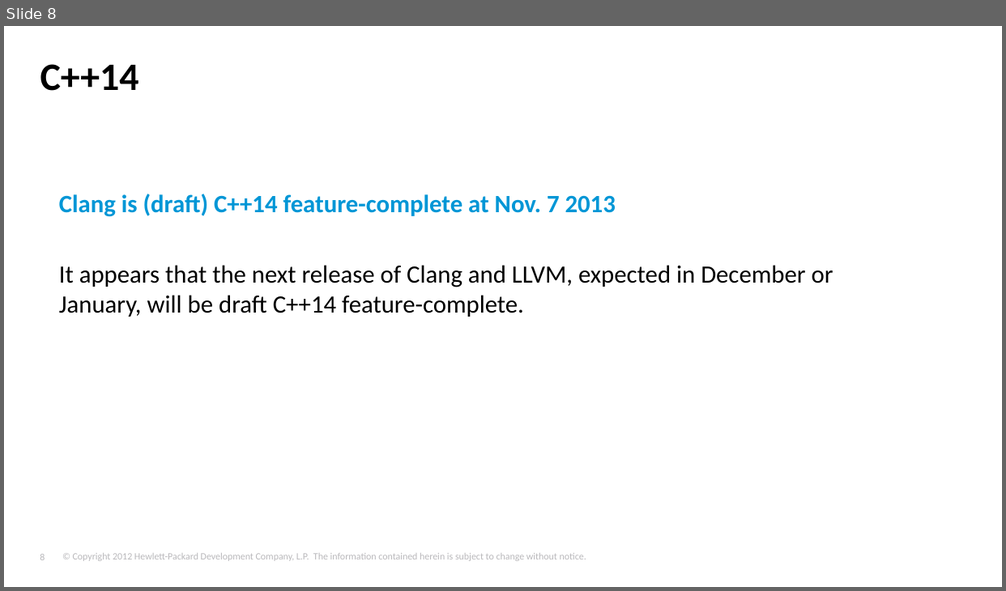
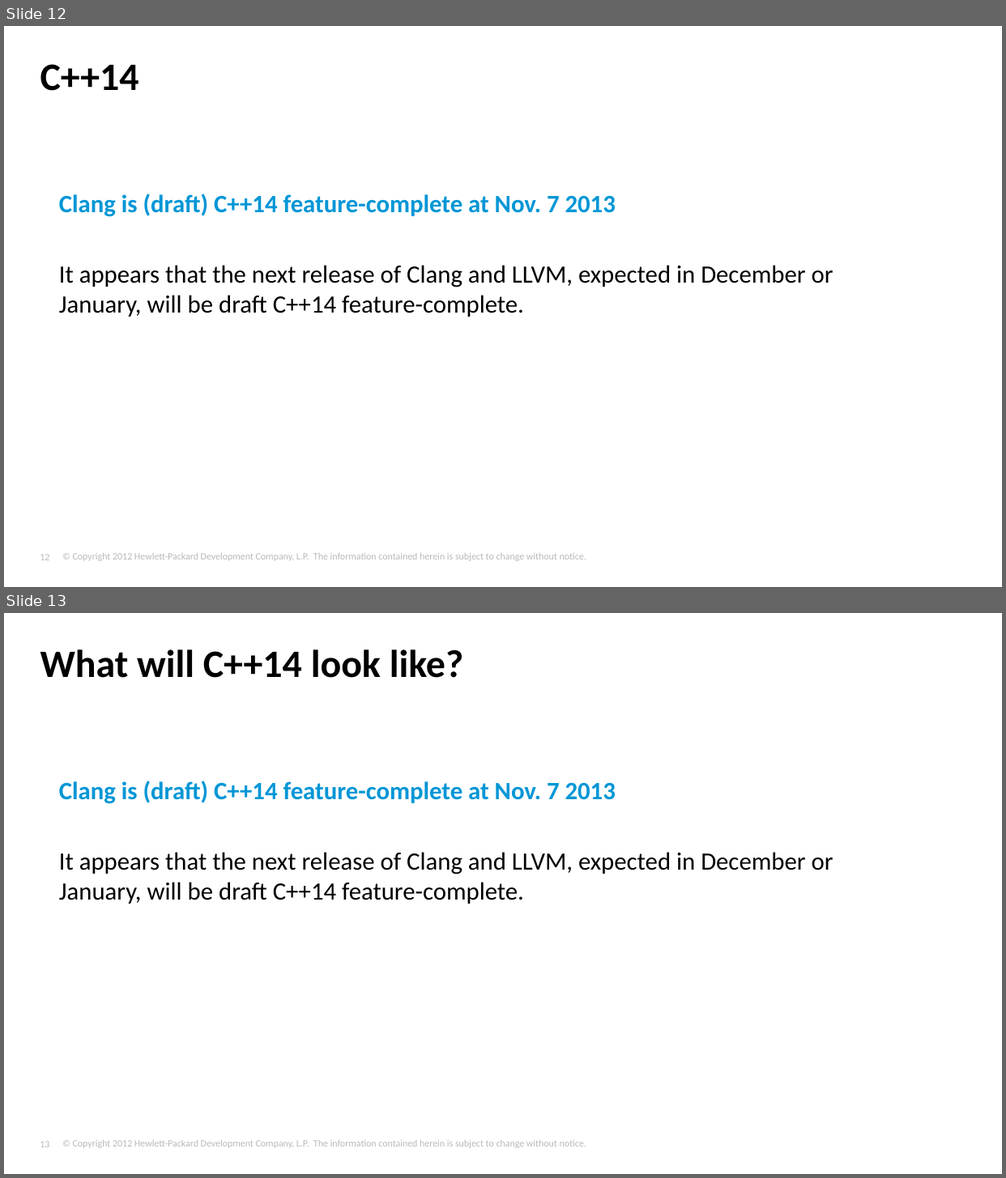
Before and after one commit to tjliupeng/CPP11, a slide deck: C++11.pptx. Shown one above the other, each under a label of ours: slide 8 before the commit, slides 12 and 13 after it. The pictures are 1006x591 and 1006x1178 pixels, drawn with LibreOffice and Linux fonts; fonts in the diff are those of the drawing; background and template pictures are left out. Boxes give left, top, right and bottom in pixels: in the first picture for what was removed or moved away, otherwise in the second. Text is boxed around its words. In the diff, an @@ line names an element or a change of style, - is before the commit and + after.

```diff
--- a/C++11.pptx
+++ b/C++11.pptx
@@ slide 13 added at [4,613,1002,1174], background #FFFFFF; not listed: 2 template elements that a slide beside it also shows @@
@@ title added at [40,649,463,678], 28 pt, text #000000, bold @@
+What will C++14 look like?
@@ text added at [59,781,833,904], 18 pt, text #000000 @@
+Clang is (draft) C++14 feature-complete at Nov. 7 2013
+    It appears that the next release of Clang and LLVM, expected in December or January, will be draft C++14 feature-complete.
@@ what was slide 8 is now slide 12 @@
@@ page number at [40,554,49,561]: text changed @@
-8
+12
```
Also in this commit, not shown: 2 slides changed, 3 other slides added, 1 slide removed.
